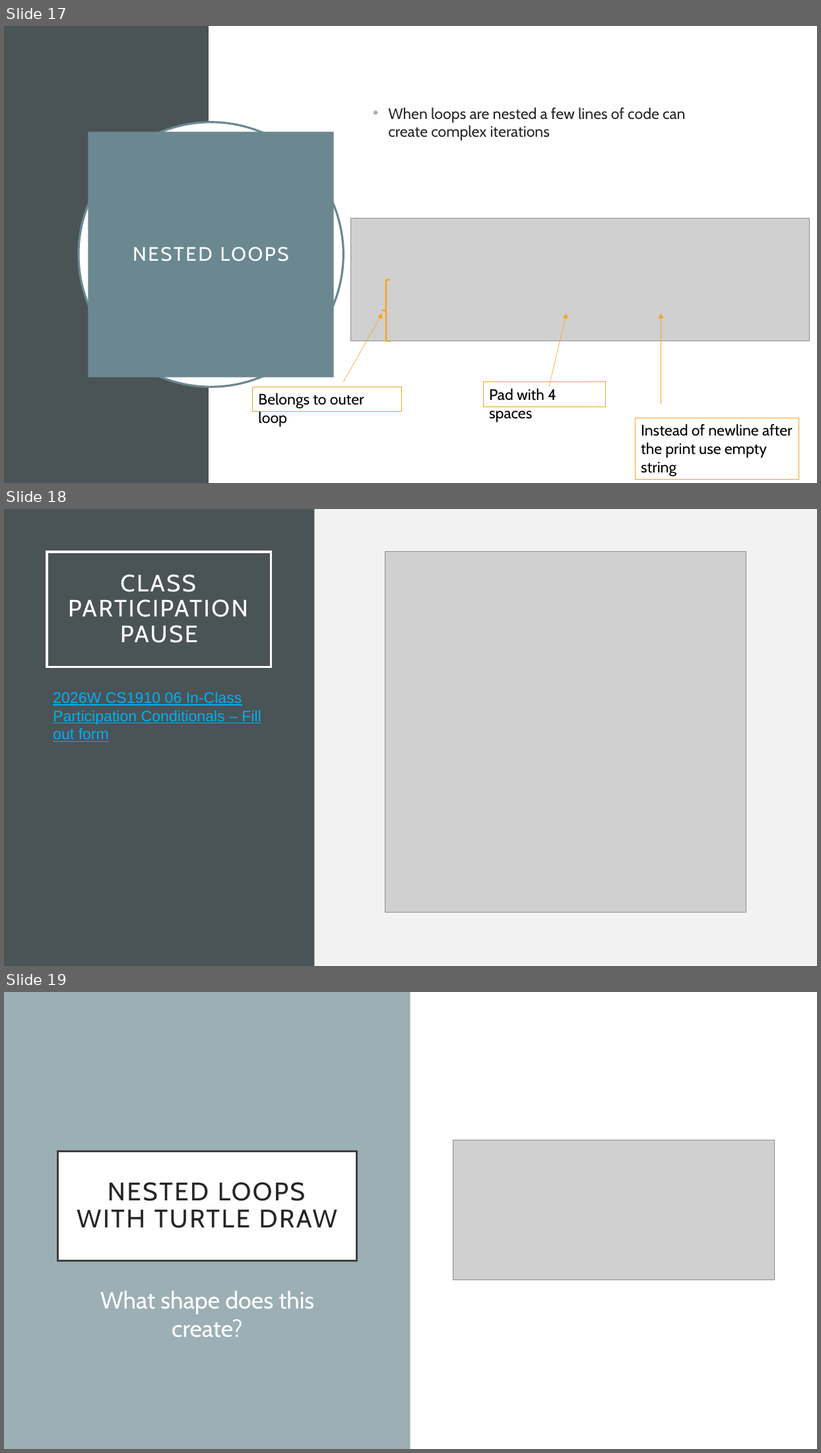
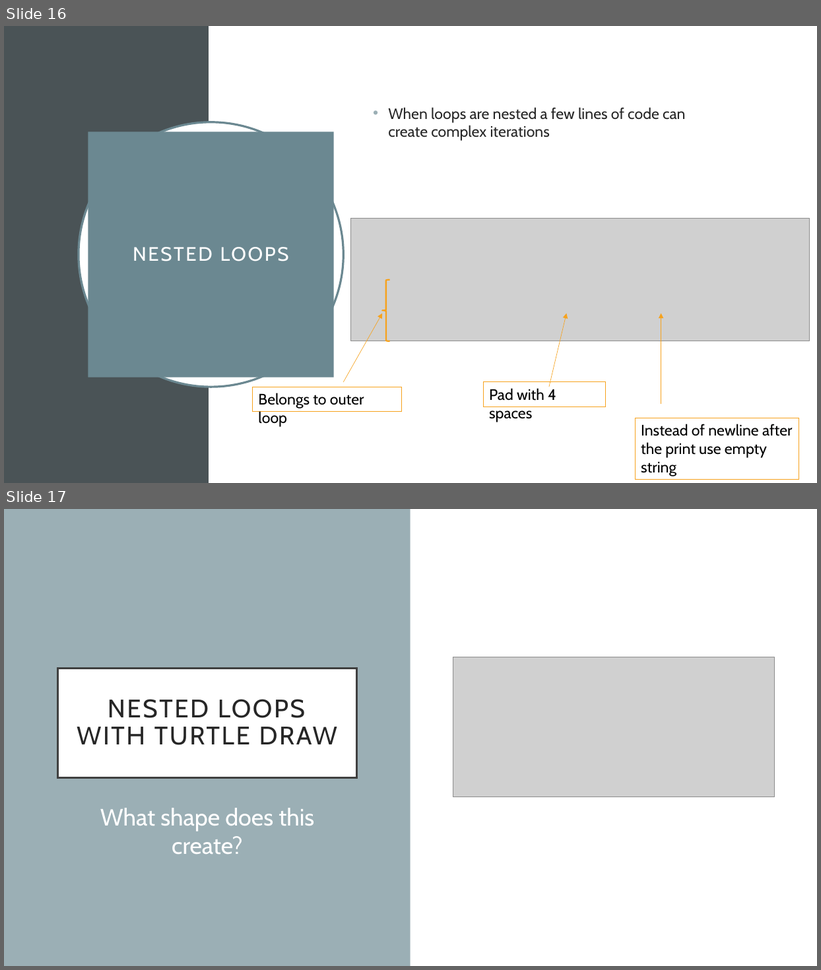
Before and after one commit to UPEI-CS/CS1910-Students, a slide deck: lectures/07-Repetitions/CS1910_Repetitions_Lecture.pptx. Shown one above the other, each under a label of ours: slides 17, 18 and 19 before the commit, slides 16 and 17 after it. The pictures are 821x1453 and 821x970 pixels, drawn with LibreOffice and Linux fonts; fonts in the diff are those of the drawing; grey boxes stand for pictures. Boxes give left, top, right and bottom in pixels: in the first picture for what was removed or moved away, otherwise in the second. Text is boxed around its words. In the diff, an @@ line names an element or a change of style, - is before the commit and + after.

```diff
--- a/lectures/07-Repetitions/CS1910_Repetitions_Lecture.pptx
+++ b/lectures/07-Repetitions/CS1910_Repetitions_Lecture.pptx
@@ slide 18 removed at [4,509,817,966], background #F2F2F2 @@
@@ rectangle removed at [4,509,314,966] @@
@@ title removed at [47,552,271,667] @@
-CLASS PARTICIPATION PAUSE
@@ picture removed at [385,552,746,913] @@
@@ text removed at [53,692,261,742] @@
-2026W CS1910 06 In-Class Participation Conditionals – Fill out form
@@ what was slide 17 is now slide 16 @@
@@ what was slide 19 is now slide 17 @@
```
Also in this commit, not shown: 4 slides changed, 1 other slide removed, 1 other file.
